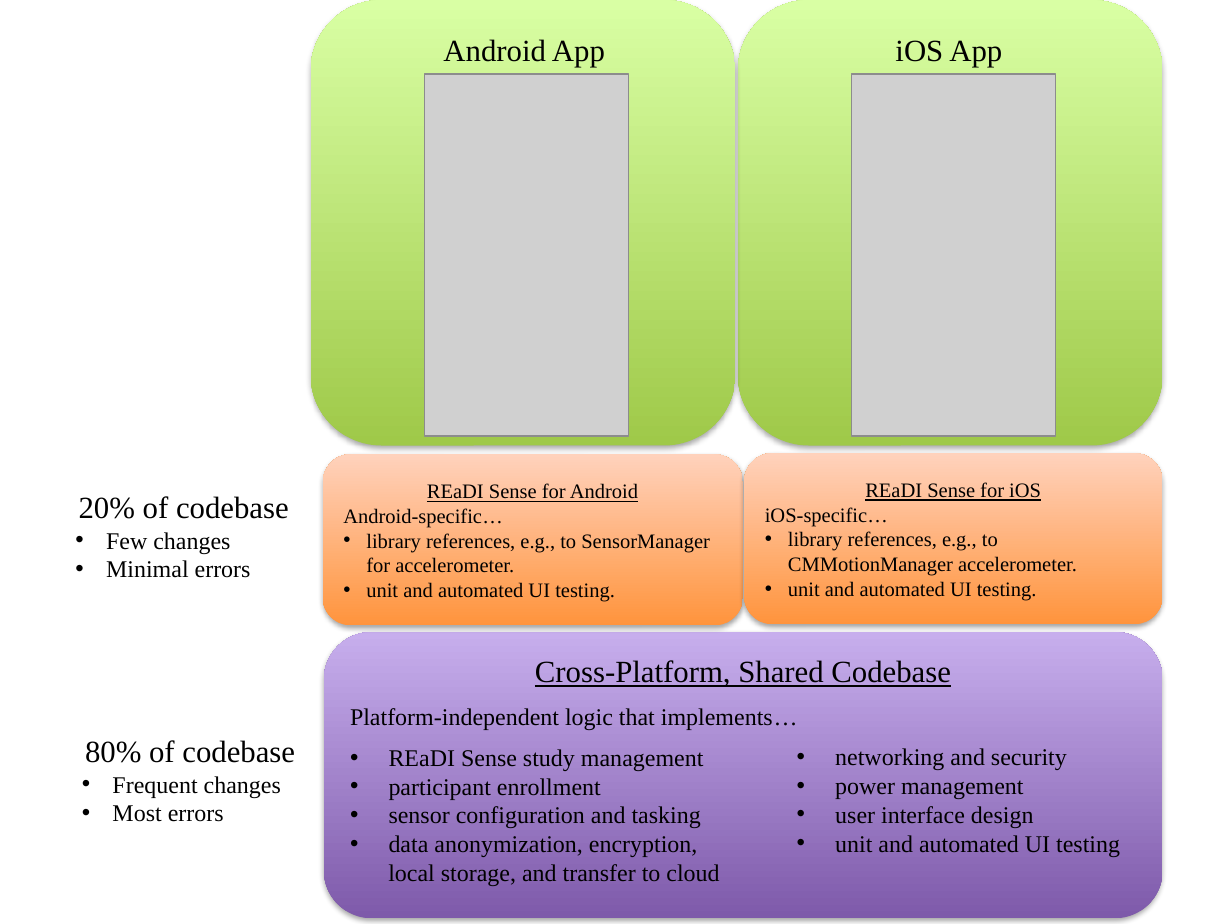
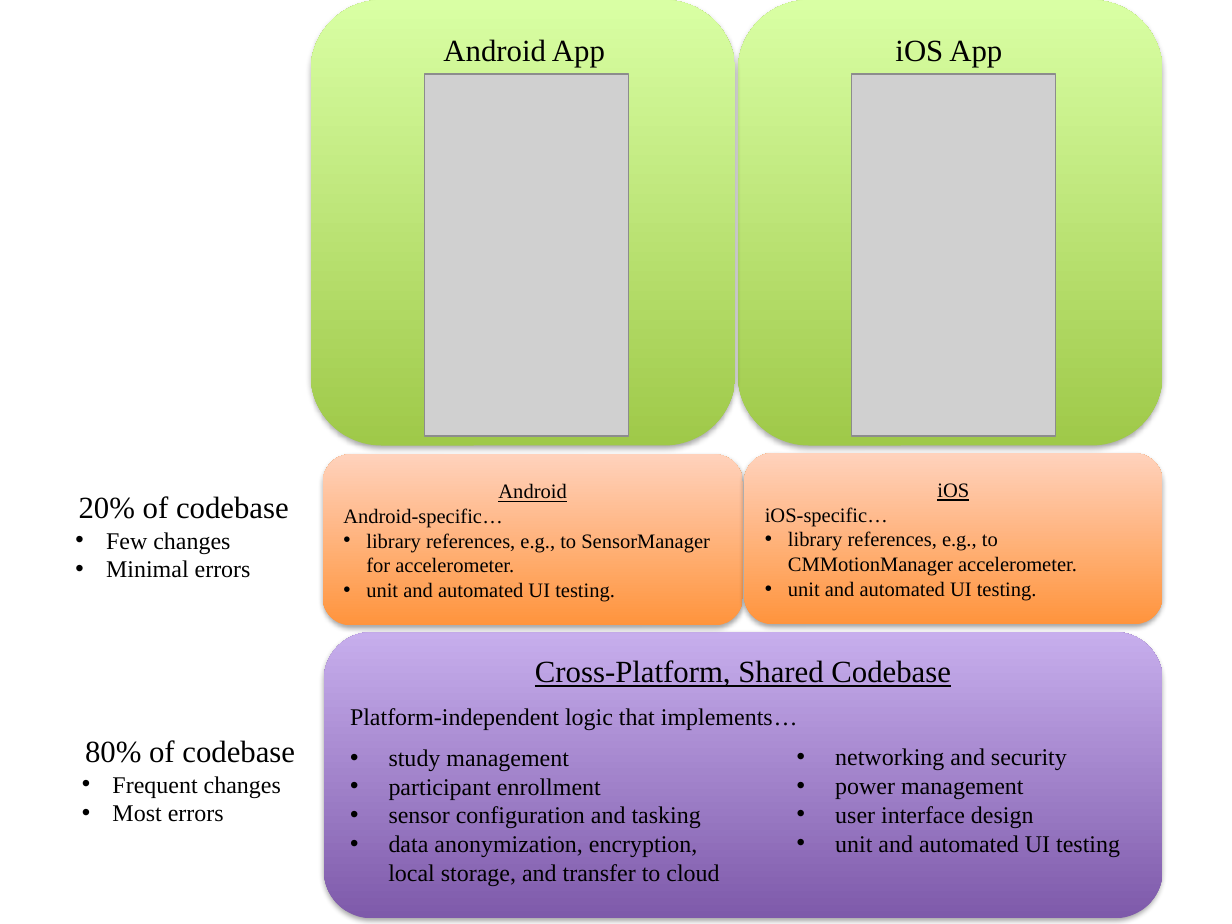
Before and after one commit to predictive-technology-laboratory/sensus, a slide deck: slide 1 of Graphics/Source.pptx. Drawn at 1232x924 pixels with LibreOffice and Linux fonts; fonts in the diff are those of the drawing; grey boxes stand for pictures. Boxes give left, top, right and bottom in pixels: in the first picture for what was removed or moved away, otherwise in the second. Text is boxed around its words. In the diff, an @@ line names an element or a change of style, - is before the commit and + after.

```diff
--- a/Graphics/Source.pptx
+++ b/Graphics/Source.pptx
@@ text in rounded rectangle at (498,483,566,502): text changed @@
-REaDI Sense for Android
+Android
@@ text in rounded rectangle at (937,483,969,501): text changed @@
-REaDI Sense for iOS
+iOS
@@ text in rounded rectangle at (389,749,568,771): text changed @@
-• REaDI Sense study management
+• study management
```
Also in this commit, not shown: 3 other files.
